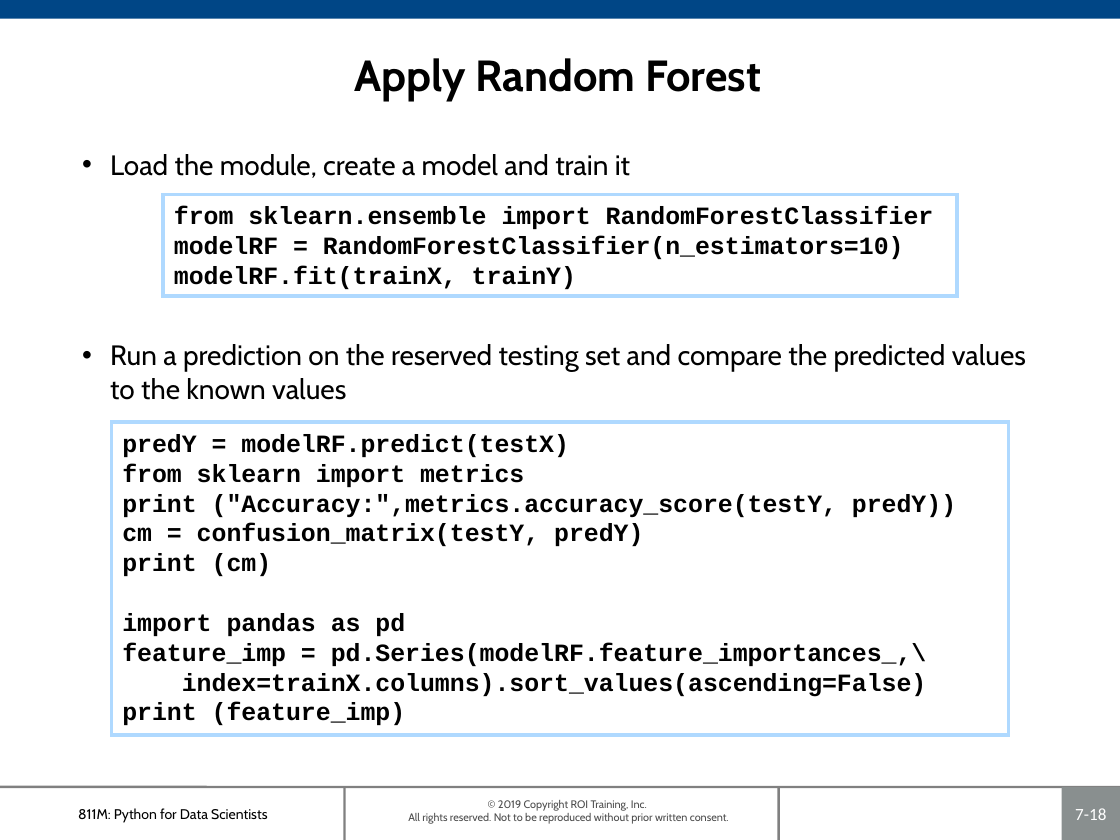
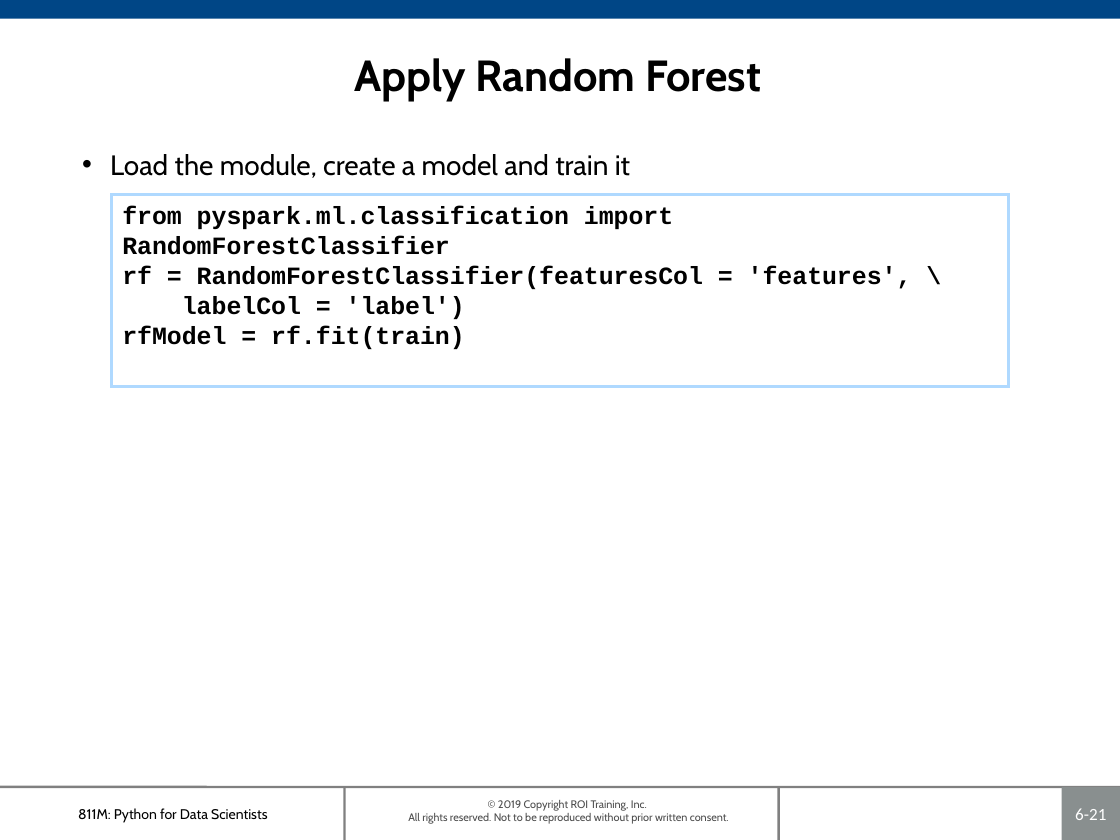
Before and after one commit to roitraining/SparkforDataEngineers, a slide deck: slide 21 of Ch06_ClassificationModels.pptx (slide 18 before the commit). Drawn at 1120x840 pixels with LibreOffice and Linux fonts; fonts in the diff are those of the drawing; background and template pictures are left out. Boxes give left, top, right and bottom in pixels: in the first picture for what was removed or moved away, otherwise in the second. Text is boxed around its words. In the diff, an @@ line names an element or a change of style, - is before the commit and + after.

```diff
--- a/Ch06_ClassificationModels.pptx
+++ b/Ch06_ClassificationModels.pptx
@@ rectangle "from pyspark.ml.classification import RandomForestClassifier": place and size @@
-rectangle "from pyspark.ml.classification import RandomForestClassifier" at [164,195,958,297]
+rectangle "from pyspark.ml.classification import RandomForestClassifier" at [111,195,1008,388]
@@ text in rectangle at [122,206,912,349]: text changed @@
-from sklearn.ensemble import RandomForestClassifier
-modelRF = RandomForestClassifier(n_estimators=10)
-modelRF.fit(trainX, trainY)
+from pyspark.ml.classification import RandomForestClassifier
+rf = RandomForestClassifier(featuresCol = 'features', \
+labelCol = 'label')
+rfModel = rf.fit(train)
@@ text at [110,344,1026,400]: paragraph removed @@
-• Run a prediction on the reserved testing set and compare the predicted values to the known values
@@ rectangle removed at [111,422,1008,735] @@
-predY = modelRF.predict(testX)
-from sklearn import metrics
-print ("Accuracy:",metrics.accuracy_score(testY, predY))
-cm = confusion_matrix(testY, predY)
-print (cm)
-import pandas as pd
-feature_imp = pd.Series(modelRF.feature_importances_,\
-index=trainX.columns).sort_values(ascending=False)
-print (feature_imp)
@@ page number at [1075,808,1106,820]: text changed @@
-7-18
+6-21
```
Also in this commit, not shown: 5 other slides changed, 9 slides added, 18 slides removed, 1 other file.
